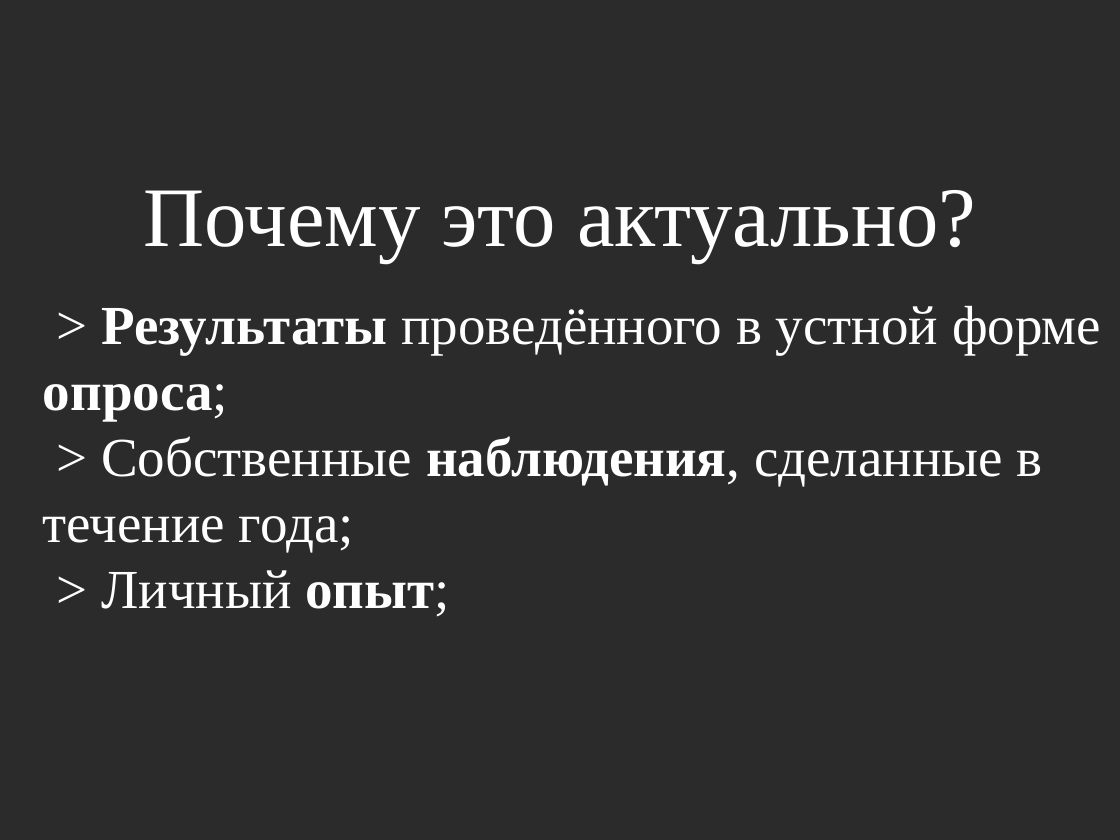
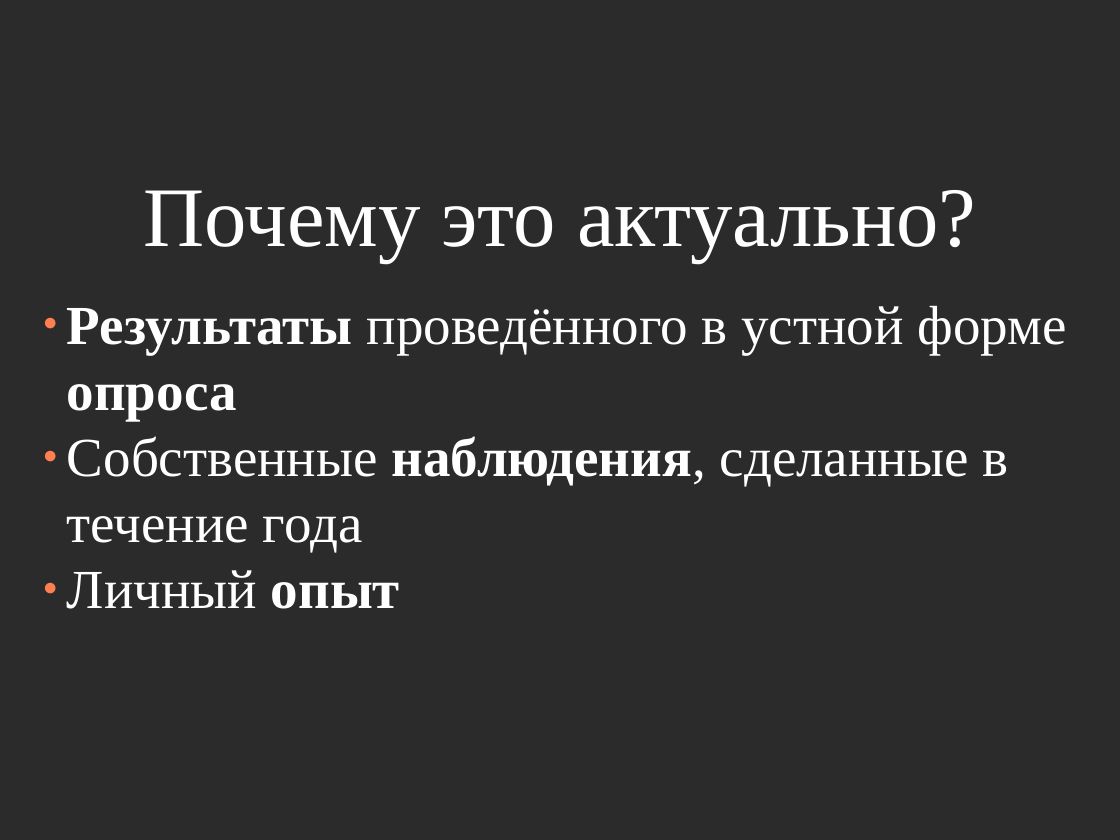
Before and after one commit to Mirovengil/school_project, a slide deck: slide 3 of project_page/Презентация/Шаблон.odp. Drawn at 1120x840 pixels with LibreOffice and Linux fonts; fonts in the diff are those of the drawing; background and template pictures are left out; a plain dark background stands for a picture behind light text. Boxes give left, top, right and bottom in pixels: in the first picture for what was removed or moved away, otherwise in the second. Text is boxed around its words. In the diff, an @@ line names an element or a change of style, - is before the commit and + after.

```diff
--- a/project_page/Презентация/Шаблон.odp
+++ b/project_page/Презентация/Шаблон.odp
@@ text at (67,306,1067,609): text changed @@
-> Результаты проведённого в устной форме опроса;
-> Собственные наблюдения, сделанные в течение года;
-> Личный опыт;
+● Результаты проведённого в устной форме опроса
+● Собственные наблюдения, сделанные в течение года
+● Личный опыт
```
Also in this commit, not shown: 7 other slides changed, 3 slides added, 7 other files.
